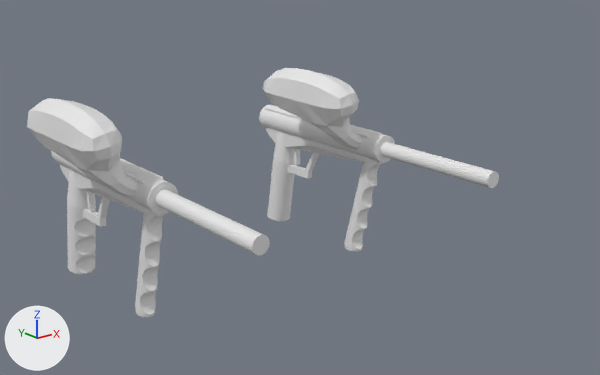
Two versions of the Blender file models_source/paintgun.blend, one commit apart.
The view is the same before and after, from a 50 mm lens placed at (-8.12, -14.57, 5.13), pointed at (3.37, -0.21, -0.62). The lights are fixed; the arrows at lower left show +X, +Y and +Z.
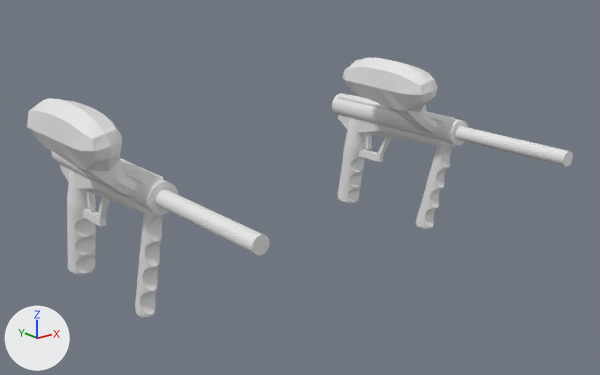
Boxes (x1, y1, x2, y2) around the edits, measured in the pictures (600 x 375 px):
'Plane.007', deleted: before (259, 68, 499, 252)
'Cylinder.009', added: after (332, 58, 573, 229)

What changed in the scene script:
```text
Add me_cylinder_009:
    me_cylinder_009.from_pydata(...)  # 883 vertices, 600 faces; spans x -5.2..1.1, y -22.3..3.4, z -1.2..3.5
Remove ob_plane_007:
    ob_plane_007 = bpy.data.objects.new('Plane.007', me_plane_007)
    ob_plane_007.location = (6.05, 0.0, 0.0)
    ob_plane_007.rotation_euler = (0.0, 1.571, 0.0)  # degrees (0, 90, 0)
    ob_plane_007.scale = (0.342, 0.342, 0.342)
Add ob_cylinder_009:
    ob_cylinder_009 = bpy.data.objects.new('Cylinder.009', me_cylinder_009)
    ob_cylinder_009.location = (8.22, 3.27, -1.62)
    ob_cylinder_009.rotation_euler = (0.203, 0.0, 0.0)  # degrees (12, 0, 0)
    ob_cylinder_009.scale = (0.307, 0.307, 1.14)
```
